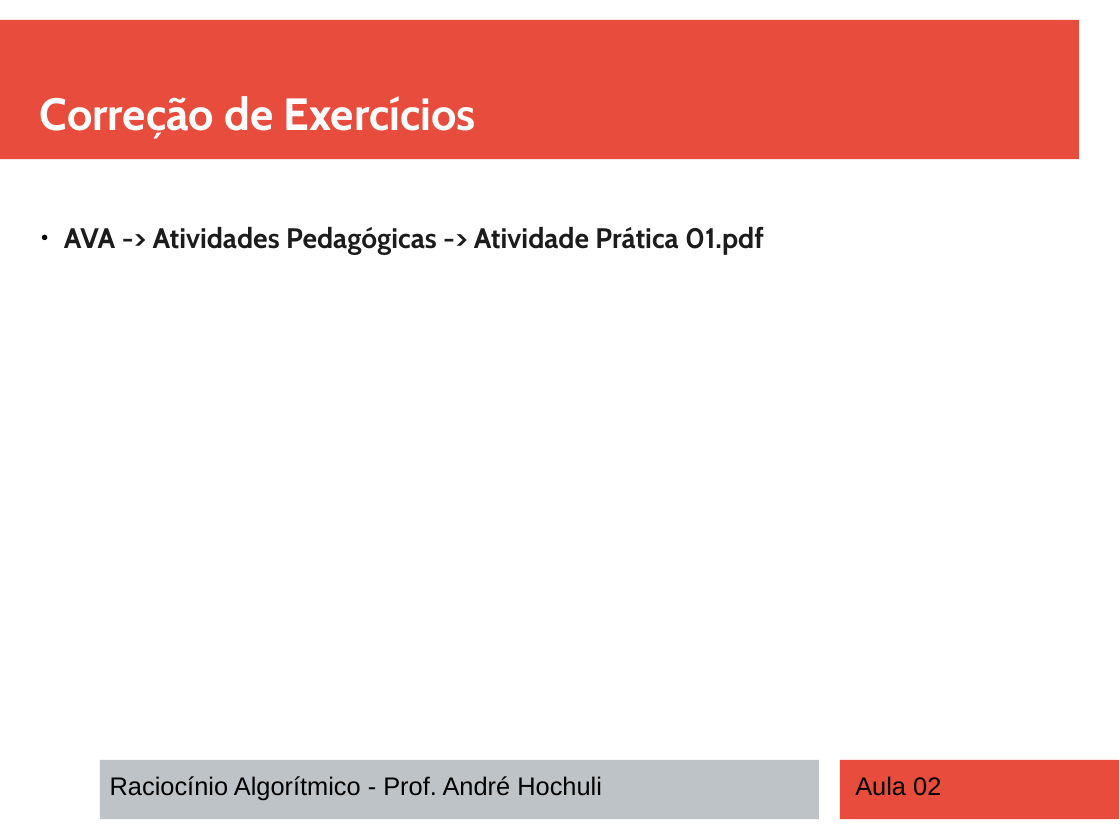
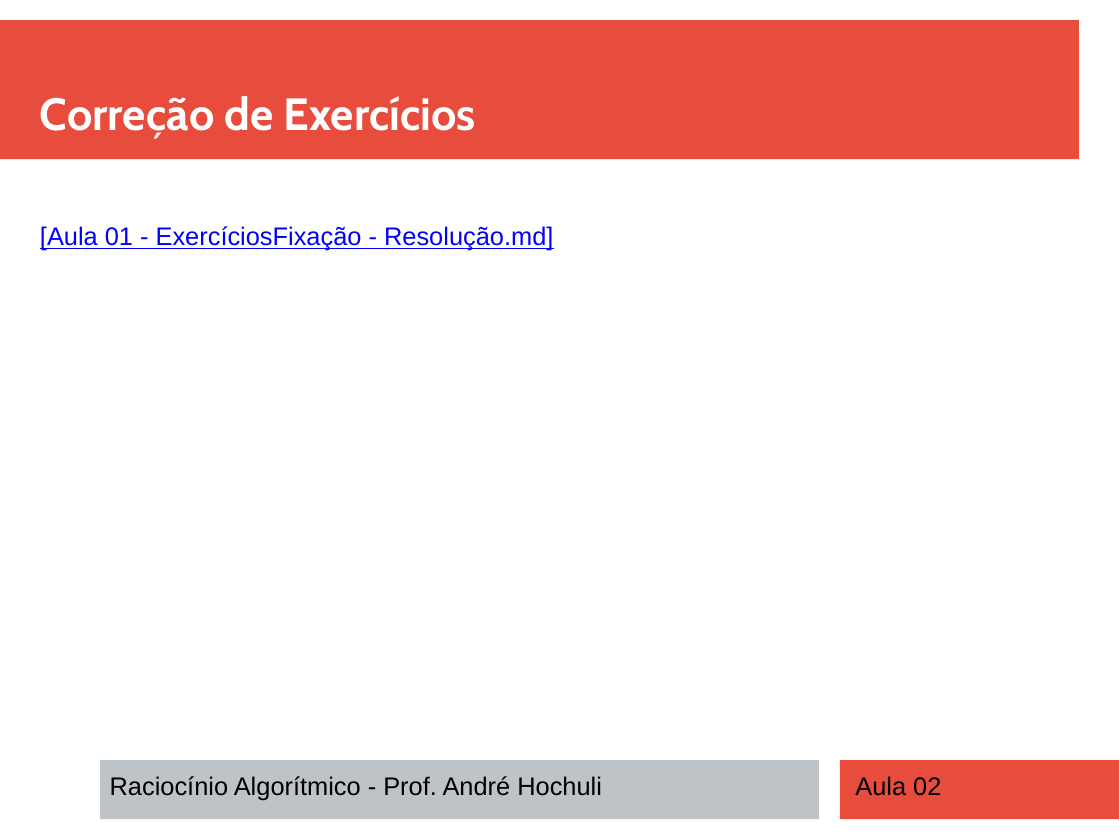
Before and after one commit to andrehochuli/teaching, a slide deck: slide 3 of RaciocinioAlgoritmico/Aula 02 - Estruturas de Seleção (IF)/Aula 02 - Estruturas de Seleção (IF).pptx. Drawn at 1120x840 pixels with LibreOffice and Linux fonts; fonts in the diff are those of the drawing. Boxes give left, top, right and bottom in pixels: in the first picture for what was removed or moved away, otherwise in the second. Text is boxed around its words. In the diff, an @@ line names an element or a change of style, - is before the commit and + after.

Commit message:
Atualizando aula 03

```diff
--- a/RaciocinioAlgoritmico/Aula 02 - Estruturas de Seleção (IF)/Aula 02 - Estruturas de Seleção (IF).pptx
+++ b/RaciocinioAlgoritmico/Aula 02 - Estruturas de Seleção (IF)/Aula 02 - Estruturas de Seleção (IF).pptx
@@ text at [40, 226, 553, 250]: text changed; size 20 to 18 pt; font Cabin to Arial; text colour #1C1C1C to #0000FF; bold off @@
-● AVA -> Atividades Pedagógicas -> Atividade Prática 01.pdf
+[Aula 01 - ExercíciosFixação - Resolução.md]
```
Also in this commit, not shown: 4 other slides changed, 1 other file.
